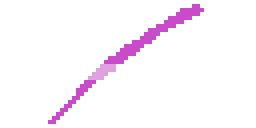
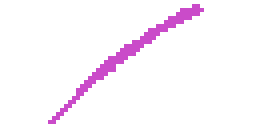
The second (256, 128) image is a revision of the first. Changes to its layers:
painted on "Layer 1 copy 2" over [88, 64, 116, 80]
